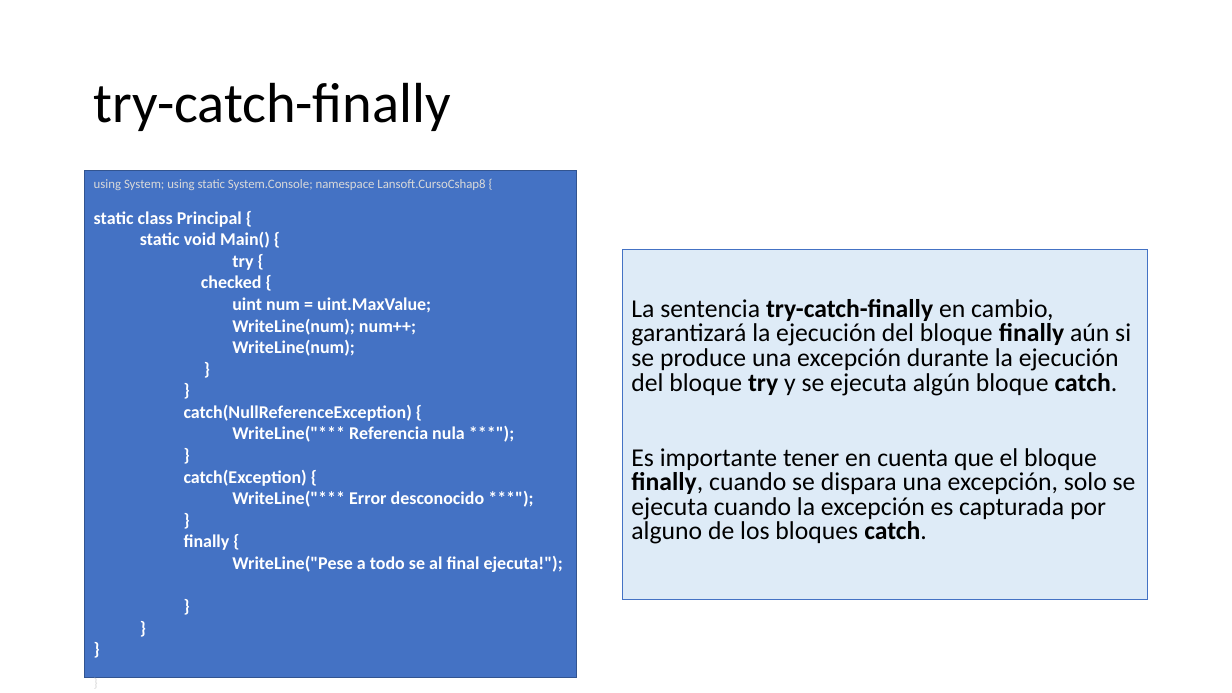
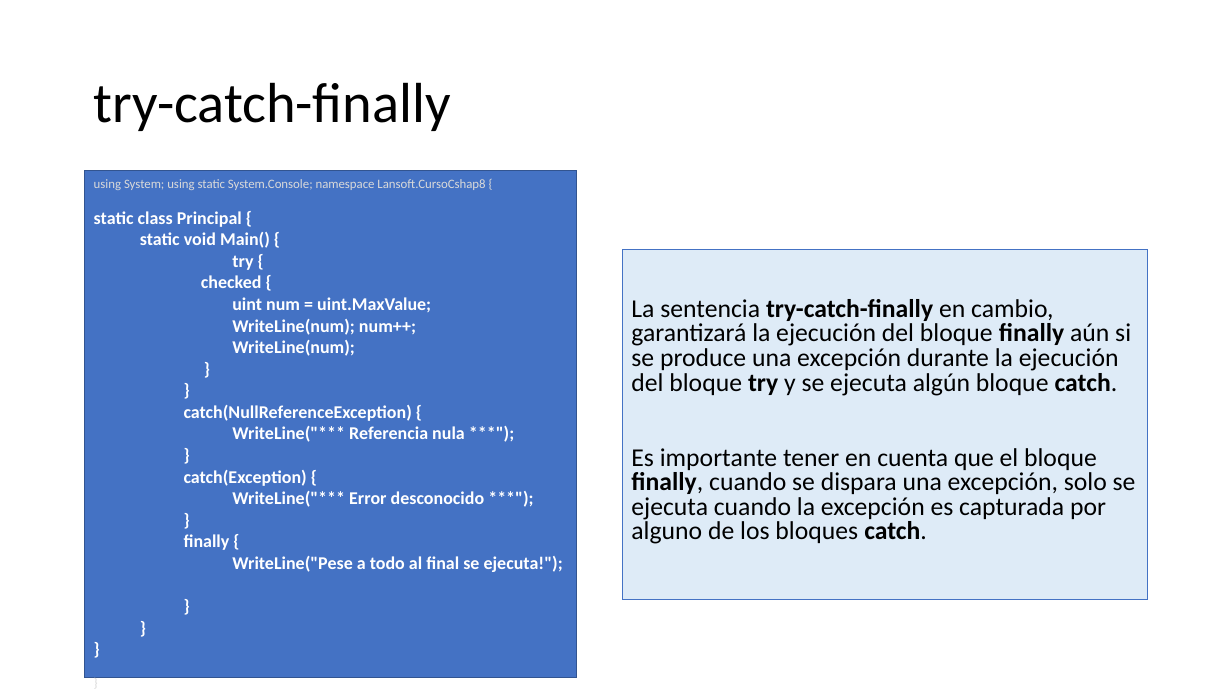
Before and after one commit to AlbertOsinaga/CursoCSharp__8, a slide deck: slide 194 of CSharpQuickReferencia.pptx (slide 193 before the commit). Drawn at 1232x693 pixels with LibreOffice and Linux fonts; fonts in the diff are those of the drawing. Boxes give left, top, right and bottom in pixels: in the first picture for what was removed or moved away, otherwise in the second. Text is boxed around its words. In the diff, an @@ line names an element or a change of style, - is before the commit and + after.

Commit message:
V 2020 05 07 PPT CQR 200 slides

```diff
--- a/CSharpQuickReferencia.pptx
+++ b/CSharpQuickReferencia.pptx
@@ text in rectangle at [232, 556, 563, 572]: text changed @@
-      WriteLine("Pese a todo se al final ejecuta!");
+      WriteLine("Pese a todo al final se ejecuta!");
```
Also in this commit, not shown: 1 slide added, 1 slide removed.
